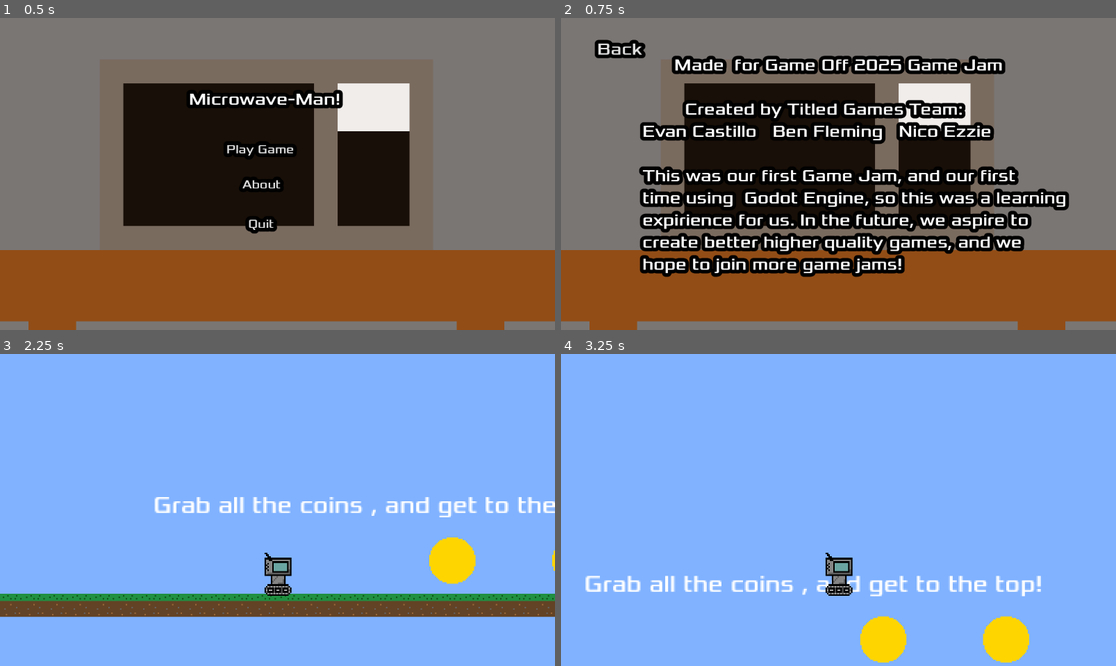
Above: before the commit, frames 1-4 (two rows, left to right).
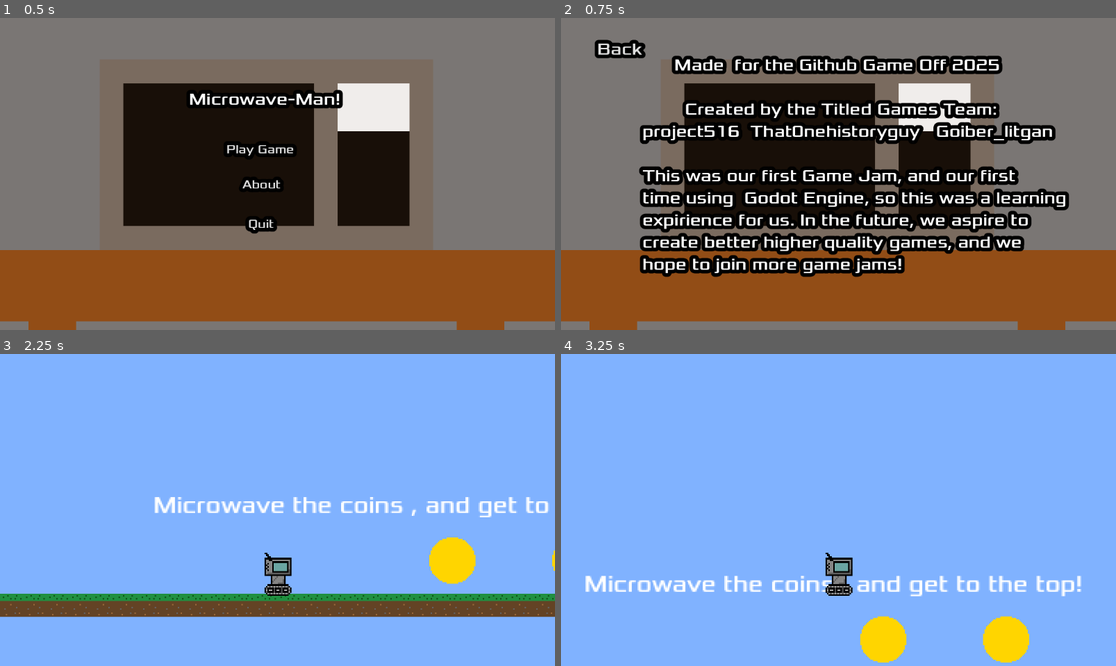
Above: after the commit, the same moments.

Repository: TitledGames/Microwave-Man
Game: Godot game, scene res://main_menu.tscn
The game is run twice, just before and just after one commit, with the same random seed, the same clock (stepped at 60 frames per second) and the same inputs.
Inputs:
- Up to frame 1 (0.5 s): no input
- Up to frame 2 (0.75 s): click "About" at 0.5 s
- Up to frame 3 (2.25 s): click "Back" at 1.25 s; click "Play Game" at 2 s
- Up to frame 4 (3.25 s): tap Enter at 2.75 s; hold Right (move_right) from 2.78 s (still down); tap Space (jump) at 3.02 s

Frame 1 is identical in both runs. In frame 2, 5.0% of the frame differs, in the area x 14-90%, y 12-41%; in frame 3, 2.1%; in frame 4, 2.5%.

Commit message:
finalize game

Diff:
--- a/about.tscn
+++ b/about.tscn
@@ -20,10 +20,10 @@
 theme_override_constants/outline_size = 30
 theme_override_fonts/font = ExtResource("1_4q2eq")
 theme_override_font_sizes/font_size = 35
-text = "      Made  for Game Off 2025 Game Jam
+text = "      Made  for the Github Game Off 2025
 
-        Created by Titled Games Team:
-Evan Castillo   Ben Fleming   Nico Ezzie
+        Created by the Titled Games Team:
+project516  That0nehistoryguy   Goiber_litgan
 
 This was our first Game Jam, and our first
 time using  Godot Engine, so this was a learning
--- a/end.tscn
+++ b/end.tscn
@@ -12,4 +12,11 @@
 position = Vector2(68.5, 42.5)
 shape = SubResource("RectangleShape2D_egc6y")
 
+[node name="Label" type="Label" parent="."]
+offset_left = 14.0
+offset_top = 8.0
+offset_right = 81.0
+offset_bottom = 31.0
+text = "The End!"
+
 [connection signal="body_entered" from="." to="." method="_on_body_entered"]
--- a/main.tscn
+++ b/main.tscn
@@ -40,13 +40,25 @@
 [node name="Coin2" parent="." instance=ExtResource("5_lquwl")]
 position = Vector2(-468, 460)
 
+[node name="Coin6" parent="." instance=ExtResource("5_lquwl")]
+position = Vector2(-1045, 459)
+
+[node name="Coin3" parent="." instance=ExtResource("5_lquwl")]
+position = Vector2(-130, 106)
+
+[node name="Coin4" parent="." instance=ExtResource("5_lquwl")]
+position = Vector2(-171, -168)
+
+[node name="Coin5" parent="." instance=ExtResource("5_lquwl")]
+position = Vector2(-268, -68)
+
 [node name="Label" type="Label" parent="."]
 offset_left = -675.0
 offset_top = 412.0
 offset_right = -161.0
 offset_bottom = 445.0
 theme_override_fonts/font = ExtResource("4_lquwl")
-text = "Grab all the coins , and get to the top!"
+text = "Microwave the coins , and get to the top!"
 
 [node name="Player" parent="." instance=ExtResource("1_ig7tw")]
 position = Vector2(-589, 471.99997)
